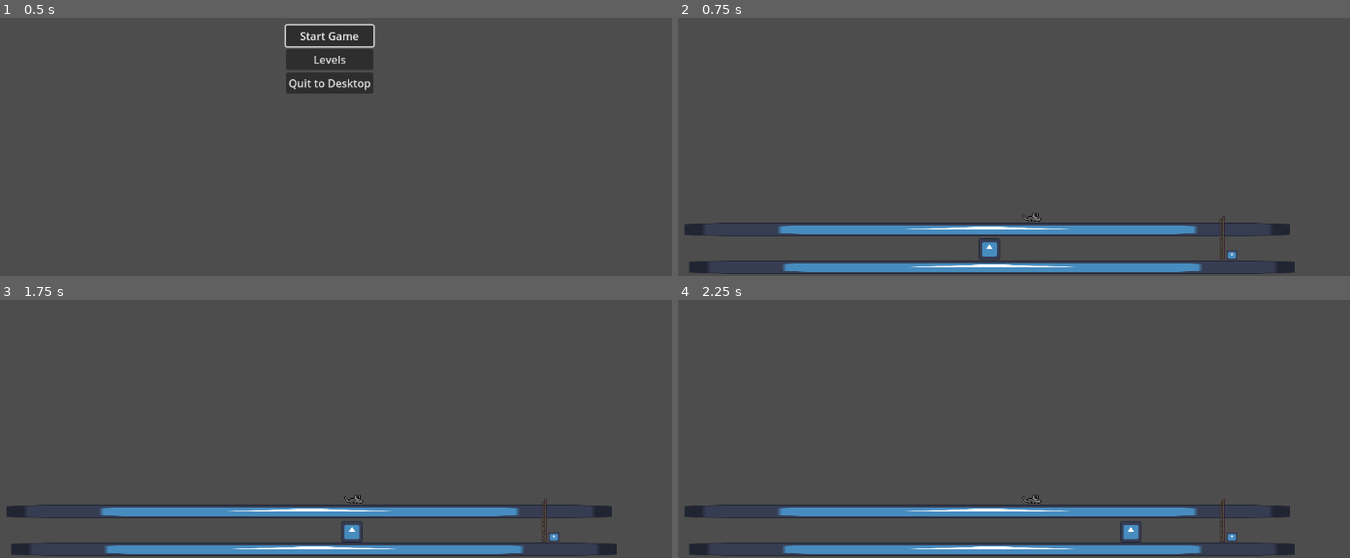
Above: before the commit, frames 1-4 (two rows, left to right).
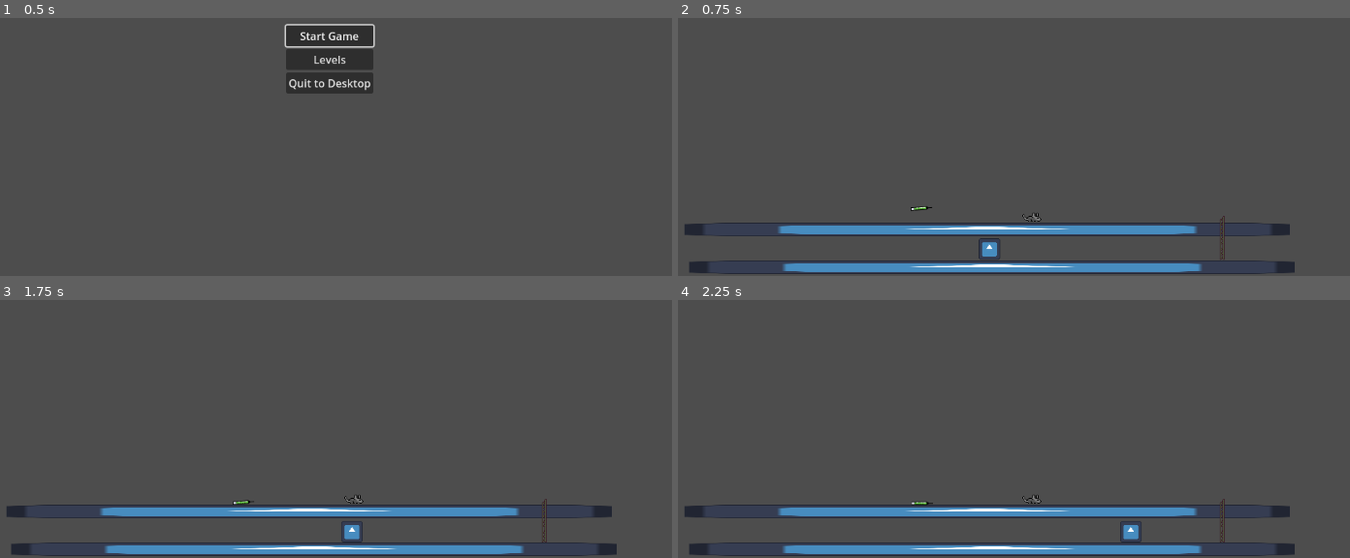
Above: after the commit, the same moments.

Repository: venajustin/GMTK2024
Game: Godot game, scene res://main.tscn
Same seed, same stepped clock (60 frames per second), same inputs: the game is played once before the commit and once after it. The engine's default icon, where the game draws it, is replaced by a stand-in: a white triangle on a blue panel in a dark square.
Inputs:
- Up to frame 1 (0.5 s): no input
- Up to frame 2 (0.75 s): click "Start Game" at 0.5 s
- Up to frame 3 (1.75 s): tap Enter at 1.25 s; hold D (move_right) from 1.28 s (still down); tap Space (jump) at 1.52 s
- Up to frame 4 (2.25 s): keep holding D (move_right)

Frame 1 is identical in both runs. In frame 2, less than 0.1% of the frame differs, in the area x 34-84%, y 72-94%; in frame 3, less than 0.1%; in frame 4, less than 0.1%.

Commit message:
fent_needle-V1.0
added a fent needle to the game

Diff:
--- a/Levels/level1.tscn
+++ b/Levels/level1.tscn
@@ -1,18 +1,17 @@
-[gd_scene load_steps=10 format=3 uid="uid://d18wgpprplhse"]
+[gd_scene load_steps=9 format=3 uid="uid://d18wgpprplhse"]
 
 [ext_resource type="PackedScene" uid="uid://bpl0nr0fxip02" path="res://Scenes/player.tscn" id="1_i44p1"]
 [ext_resource type="PackedScene" uid="uid://c017sb5wueiyn" path="res://Scenes/platform.tscn" id="2_nbr7g"]
 [ext_resource type="Script" path="res://Scripts/CameraController.gd" id="3_fpfi7"]
 [ext_resource type="PackedScene" uid="uid://c0laycxbbb477" path="res://Scenes/cheese.tscn" id="4_wy48c"]
-[ext_resource type="Texture2D" uid="uid://cahy1j02xtu6y" path="res://Assets/Ladder_32_64.png" id="6_77g2y"]
-[ext_resource type="Script" path="res://Levels/ladderfix.gd" id="6_fujap"]
-[ext_resource type="Texture2D" uid="uid://dibstbyxxrtje" path="res://Assets/icon.svg" id="7_vsn71"]
+[ext_resource type="PackedScene" uid="uid://bcwk67ec57535" path="res://Scenes/ladder.tscn" id="5_qa8f2"]
+[ext_resource type="Texture2D" uid="uid://d11ao562mqf1t" path="res://Assets/Props/Fent_Needle.png" id="6_61pcr"]
 
-[sub_resource type="RectangleShape2D" id="RectangleShape2D_1ajkh"]
-size = Vector2(7, 65)
+[sub_resource type="RectangleShape2D" id="RectangleShape2D_l3xum"]
+size = Vector2(32, 5)
 
-[sub_resource type="RectangleShape2D" id="RectangleShape2D_718h7"]
-size = Vector2(7, 64)
+[sub_resource type="RectangleShape2D" id="RectangleShape2D_g7sbt"]
+size = Vector2(31.0628, 5.06046)
 
 [node name="Level" type="Node2D" groups=["played"]]
 
@@ -33,33 +32,25 @@
 
 [node name="cheese" parent="." instance=ExtResource("4_wy48c")]
 
+[node name="ladder" parent="." instance=ExtResource("5_qa8f2")]
+
 [node name="RigidBody2D" type="RigidBody2D" parent="."]
-position = Vector2(895, 591)
+position = Vector2(448, 546)
+rotation = -0.0743285
 collision_layer = 2
-collision_mask = 6
+collision_mask = 7
 
 [node name="Sprite2D" type="Sprite2D" parent="RigidBody2D"]
-texture_filter = 1
-position = Vector2(0, -1.49999)
-scale = Vector2(1, 1.04687)
-texture = ExtResource("6_77g2y")
+texture = ExtResource("6_61pcr")
 
 [node name="Area2D" type="Area2D" parent="RigidBody2D"]
-script = ExtResource("6_fujap")
+collision_layer = 3
+collision_mask = 7
 
 [node name="CollisionShape2D" type="CollisionShape2D" parent="RigidBody2D/Area2D"]
-position = Vector2(-0.5, -1.5)
-shape = SubResource("RectangleShape2D_1ajkh")
-debug_color = Color(0.934755, 0.141345, 0.532725, 0.42)
+position = Vector2(0, -0.5)
+shape = SubResource("RectangleShape2D_l3xum")
 
 [node name="CollisionShape2D" type="CollisionShape2D" parent="RigidBody2D"]
-position = Vector2(-0.5, -1)
-shape = SubResource("RectangleShape2D_718h7")
-
-[node name="Icon" type="Sprite2D" parent="."]
-position = Vector2(909, 615)
-scale = Vector2(0.128907, 0.113281)
-texture = ExtResource("7_vsn71")
-
-[connection signal="body_entered" from="RigidBody2D/Area2D" to="RigidBody2D/Area2D" method="_on_body_entered"]
-[connection signal="body_exited" from="RigidBody2D/Area2D" to="RigidBody2D/Area2D" method="_on_body_exited"]
+position = Vector2(-0.424591, -0.610016)
+shape = SubResource("RectangleShape2D_g7sbt")
--- /dev/null
+++ b/Scenes/fent_needle.tscn
@@ -0,0 +1,30 @@
+[gd_scene load_steps=4 format=3 uid="uid://bomxqopy74rw6"]
+
+[ext_resource type="Texture2D" uid="uid://d11ao562mqf1t" path="res://Assets/Props/Fent_Needle.png" id="1_uw0fa"]
+
+[sub_resource type="RectangleShape2D" id="RectangleShape2D_l3xum"]
+size = Vector2(32, 5)
+
+[sub_resource type="RectangleShape2D" id="RectangleShape2D_g7sbt"]
+size = Vector2(31.0628, 5.06046)
+
+[node name="fent_needle" type="RigidBody2D"]
+position = Vector2(448, 546)
+rotation = -0.0743285
+collision_layer = 2
+collision_mask = 7
+
+[node name="Sprite2D" type="Sprite2D" parent="."]
+texture = ExtResource("1_uw0fa")
+
+[node name="Area2D" type="Area2D" parent="."]
+collision_layer = 3
+collision_mask = 7
+
+[node name="CollisionShape2D" type="CollisionShape2D" parent="Area2D"]
+position = Vector2(0, -0.5)
+shape = SubResource("RectangleShape2D_l3xum")
+
+[node name="CollisionShape2D" type="CollisionShape2D" parent="."]
+position = Vector2(-0.424591, -0.610016)
+shape = SubResource("RectangleShape2D_g7sbt")
